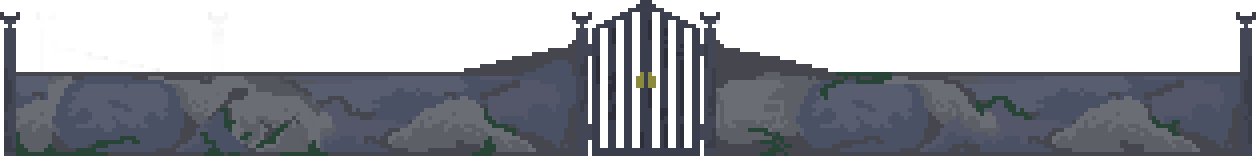
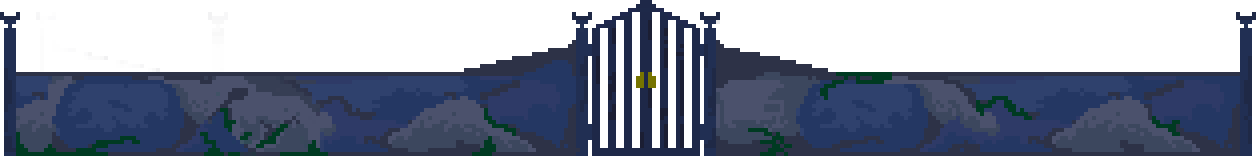
Revision of a layered w=1256, h=156 image; what changed, layer by layer:
added layer "Сочность 6" above "Слой 4" over (0, 0, 1256, 156)
hid "Слой 3" over (0, 0, 1256, 156)
